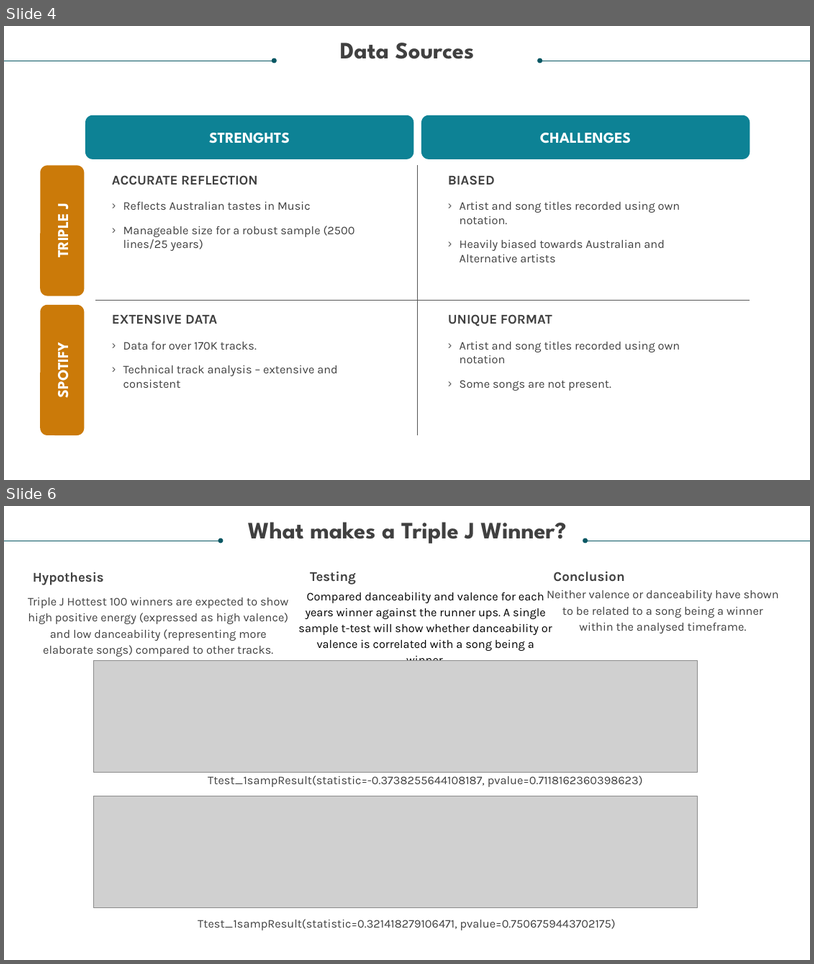
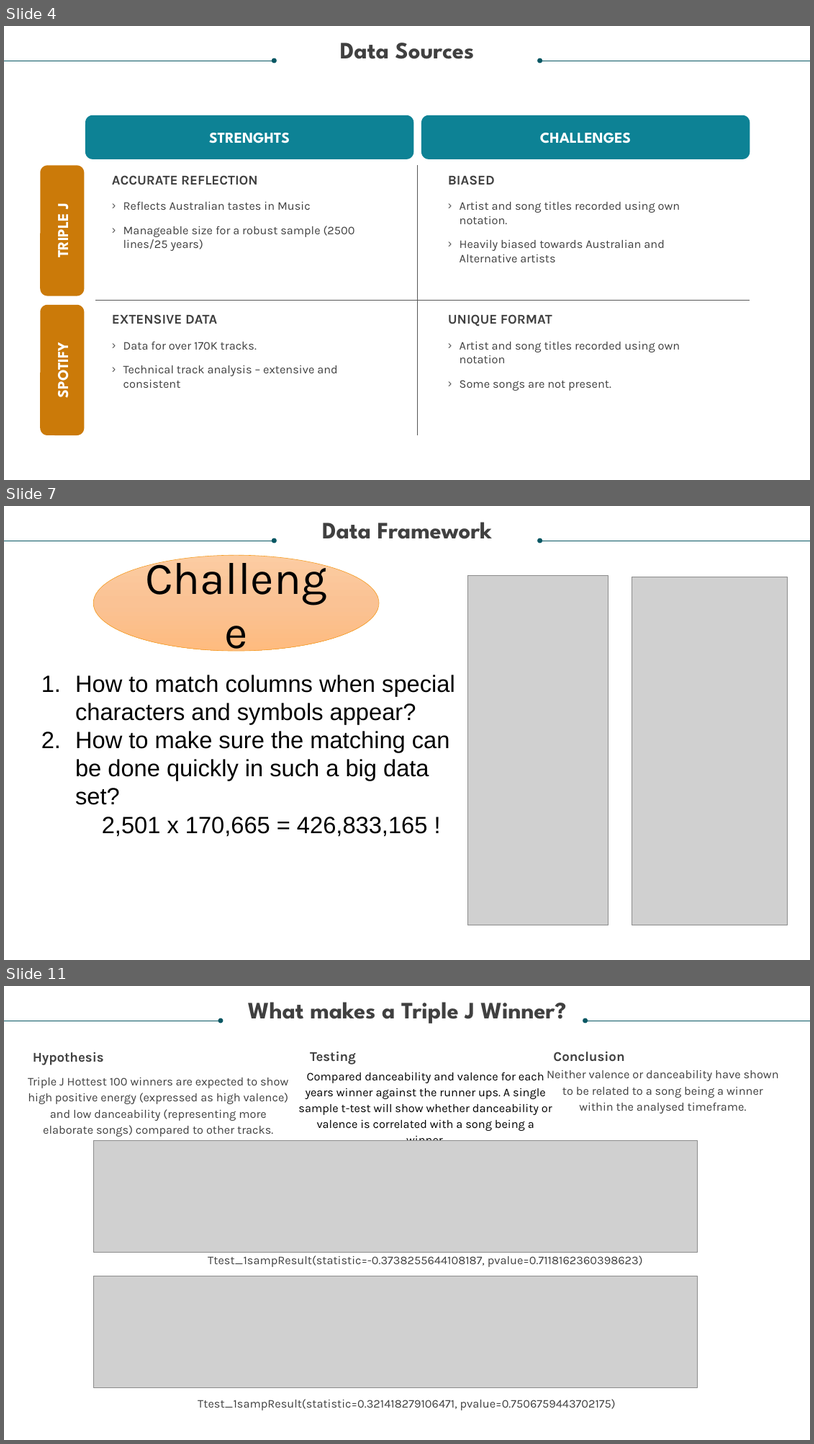
Before and after one commit to relaernu/project_1, a slide deck: Dancing Through The Decades - Final Draft.pptx. Shown one above the other, each under a label of ours: slides 4 and 6 before the commit, slides 4, 7 and 11 after it; the slides between them are not shown. The pictures are 814x964 and 814x1444 pixels, drawn with LibreOffice and Linux fonts; fonts in the diff are those of the drawing; grey boxes stand for pictures. Boxes give left, top, right and bottom in pixels: in the first picture for what was removed or moved away, otherwise in the second. Text is boxed around its words. In the diff, an @@ line names an element or a change of style, - is before the commit and + after.

```diff
--- a/Dancing Through The Decades - Final Draft.pptx
+++ b/Dancing Through The Decades - Final Draft.pptx
@@ slide 7 added at box(4, 506, 810, 960), background #FFFFFF @@
@@ text added at box(322, 522, 492, 539), 28 pt, text #404040, bold @@
+Data Framework
@@ arrow added from (4, 541) to (275, 541), #085764 0.5 pt @@
@@ arrow added from (810, 541) to (540, 541), #085764 0.5 pt @@
@@ ellipse added at box(93, 555, 379, 651), fill gradient #FCCCA2 to #FAC394 to #FEBC80, outline #F59F26 0.5 pt, 54 pt, text #000000 @@
+Challenge
@@ picture added at box(468, 575, 608, 924) @@
@@ picture added at box(633, 577, 788, 925) @@
@@ text added at box(75, 674, 455, 836), 28 pt, text #000000 @@
+1. How to match columns when special characters and symbols appear?
+2. How to make sure the matching can be done quickly in such a big data set?
+2,501 x 170,665 = 426,833,165 !
@@ what was slide 6 is now slide 11 @@
```
Also in this commit, not shown: 1 slide changed, 4 other slides added, 1 other file.
